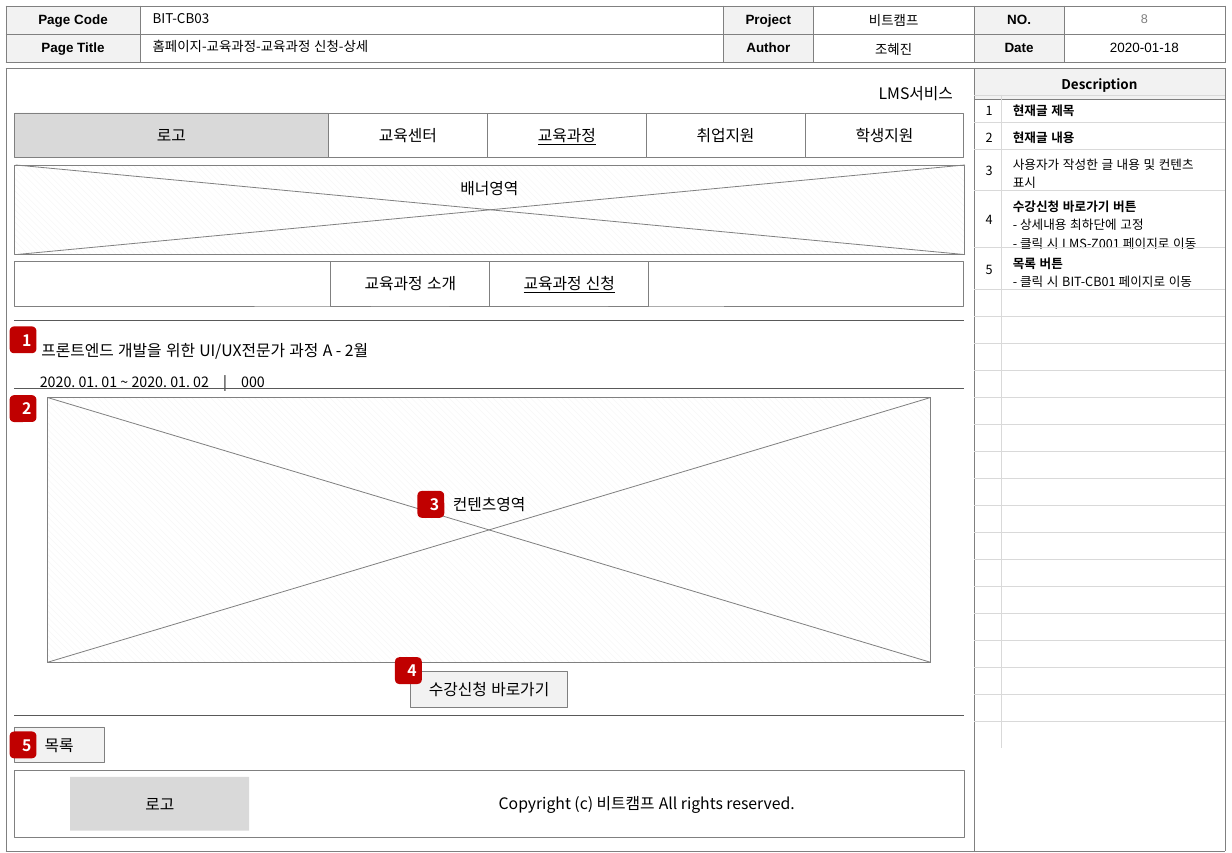
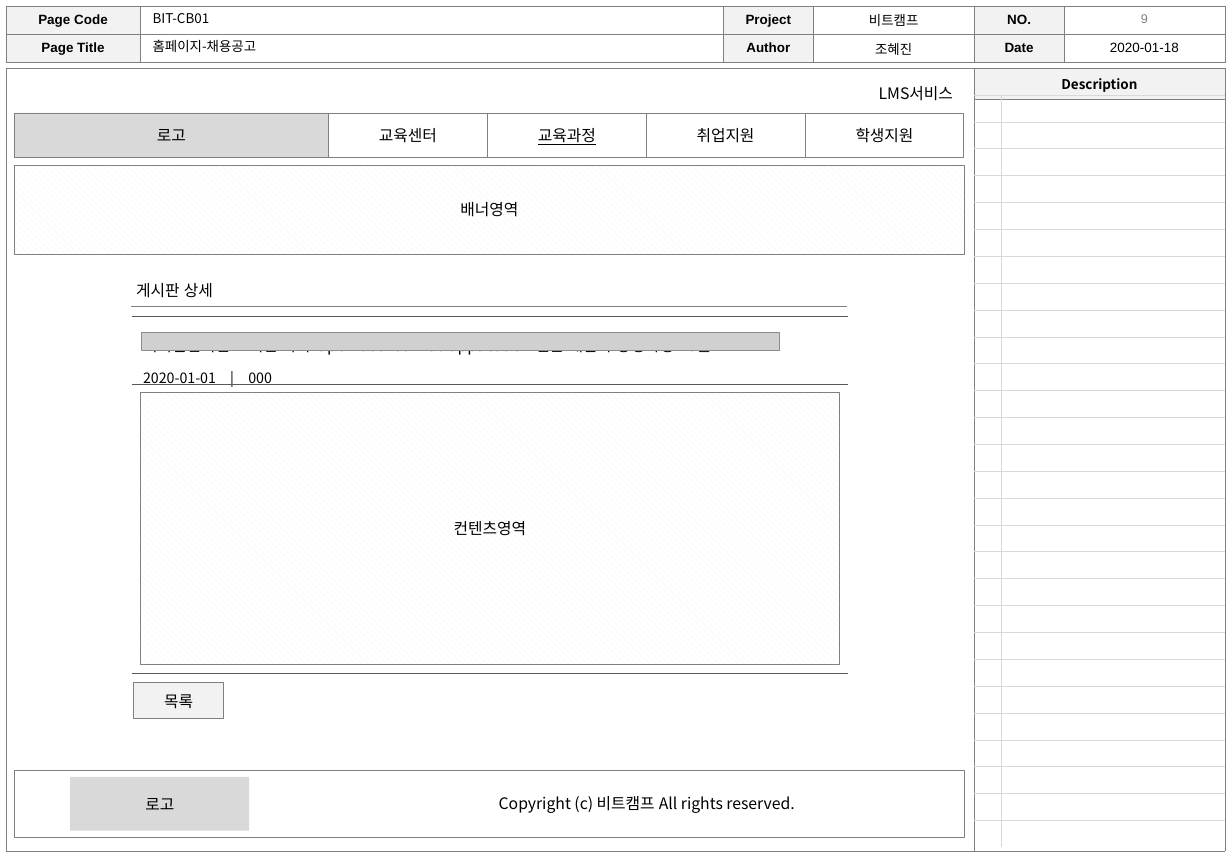
Before and after one commit to h62j8n/bitcamp_lms, a slide deck: slide 9 of storyboard.ver0.5.pptx (slide 8 before the commit). Drawn at 1232x853 pixels with LibreOffice and Linux fonts; fonts in the diff are those of the drawing; grey boxes stand for pictures. Boxes give left, top, right and bottom in pixels: in the first picture for what was removed or moved away, otherwise in the second. Text is boxed around its words. In the diff, an @@ line names an element or a change of style, - is before the commit and + after.

```diff
--- a/storyboard.ver0.5.pptx
+++ b/storyboard.ver0.5.pptx
@@ text at [153,13,210,23]: text changed @@
-BIT-CB03
+BIT-CB01
@@ text at [153,39,257,52]: text changed @@
-홈페이지-교육과정-교육과정 신청-상세
+홈페이지-채용공고
@@ table at [975,96,1226,847] @@
-row 1: 1 | 현재글 제목
-row 2: 2 | 현재글 내용
-row 3: 3 | 사용자가 작성한 글 내용 및 컨텐츠 표시
-row 4: 4 | 수강신청 바로가기 버튼 / - 상세내용 최하단에 고정 / - 클릭 시 LMS-Z001 페이지로 이동
-row 5: 5 | 목록 버튼 / - 클릭 시 BIT-CB01 페이지로 이동
+row 18:  | 
+row 19:  | 
+row 20:  | 
+row 21:  | 
+row 22:  | 
+row 23:  | 
+row 24:  | 
+row 25:  | 
+row 26:  | 
+row 27:  | 
+row 28:  | 
@@ line removed from (16, 255) to (966, 165) @@
@@ text "배너영역": place and size @@
-text "배너영역" at [460,181,518,196]
+text "배너영역" at [460,202,518,217]
@@ rectangle removed at [15,262,965,306] @@
@@ rectangle removed at [331,262,490,306] @@
-교육과정 소개
@@ rectangle removed at [490,262,650,306] @@
-교육과정 신청
@@ text added at [136,283,213,298], 10 pt, text #000000 @@
+게시판 상세
@@ rounded rectangle removed at [10,326,38,354] @@
-1
@@ line moved from (966, 255) - (16, 165) to (131, 306) - (847, 306) @@
@@ table at [132,316,849,672] @@
-row 1, column 1: 프론트엔드 개발을 위한 UI/UX전문가 과정 A - 2월 / 2020. 01. 01 ~ 2020. 01. 02 | 000
+row 1, column 1: 디지털컨버전스 기반 자바 Open Source Web application 전문 개발자 양성과정 - 3월 / 2020-01-01 | 000
@@ table: place and size @@
-table at [15,321,965,714]
+table at [132,316,849,672]
@@ picture added at [142,332,780,350] @@
@@ rounded rectangle removed at [10,395,38,422] @@
-2
@@ line removed from (931, 662) to (48, 398) @@
@@ line removed from (48, 662) to (931, 398) @@
@@ rectangle: place and size @@
-rectangle at [48,398,932,663]
+rectangle at [141,392,840,664]
@@ rounded rectangle removed at [417,491,445,519] @@
-3
@@ text "컨텐츠영역": place and size @@
-text "컨텐츠영역" at [453,497,525,512]
+text "컨텐츠영역" at [454,521,526,536]
@@ rounded rectangle removed at [395,658,422,685] @@
-4
@@ rectangle "목록": place and size @@
-rectangle "목록" at [15,727,105,762]
+rectangle "목록" at [134,683,224,718]
@@ rectangle removed at [411,672,568,708] @@
-수강신청 바로가기
@@ rounded rectangle removed at [10,731,38,759] @@
-5
```
Also in this commit, not shown: 62 other slides changed, 30 slides added, 7 slides removed, 2 other files.
